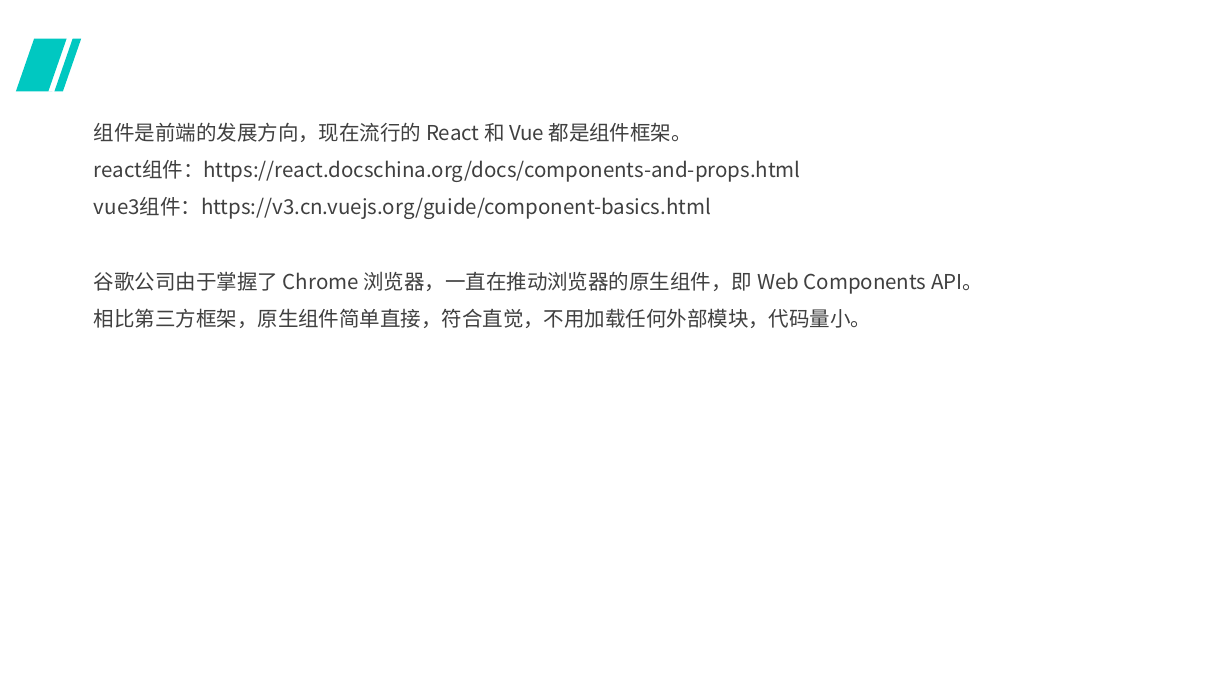
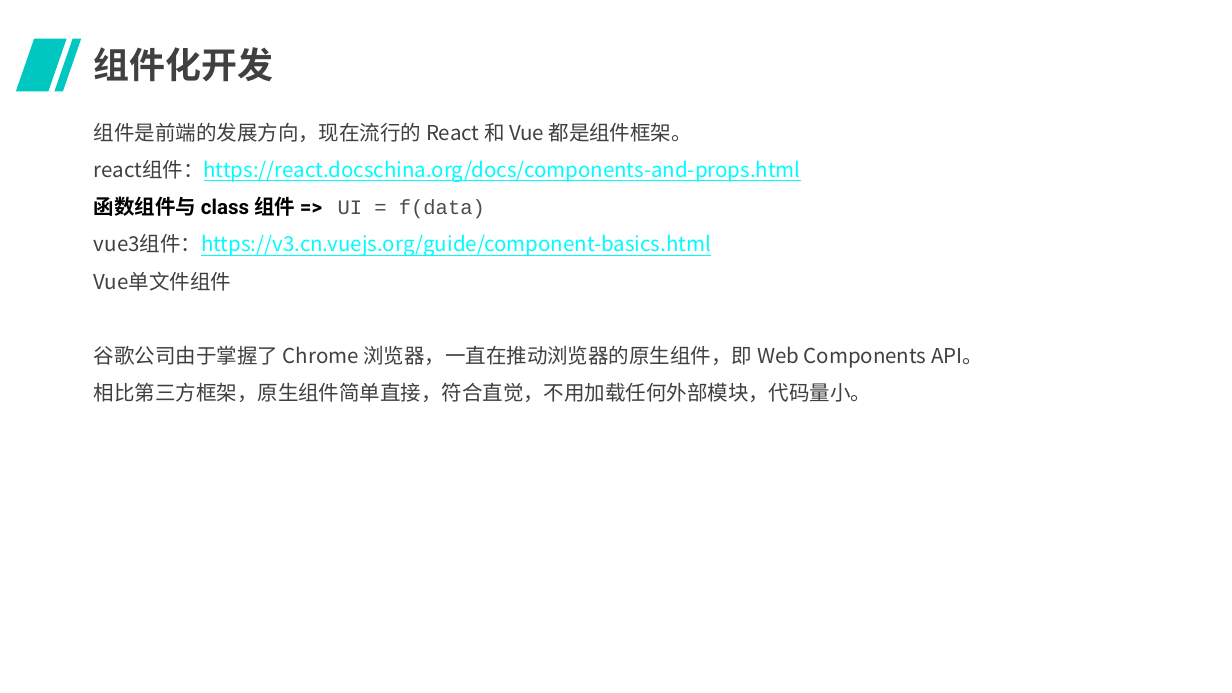
Before and after one commit to MusicTen/slidev-demo, a slide deck: slide 3 of web-component-王璨-2021年1月28日.pptx (slide 5 before the commit). Drawn at 1232x693 pixels with LibreOffice and Linux fonts; fonts in the diff are those of the drawing; background and template pictures are left out. Boxes give left, top, right and bottom in pixels: in the first picture for what was removed or moved away, otherwise in the second. Text is boxed around its words. In the diff, an @@ line names an element or a change of style, - is before the commit and + after.

```diff
--- a/web-component-王璨-2021年1月28日.pptx
+++ b/web-component-王璨-2021年1月28日.pptx
@@ title added at box(94, 47, 273, 82), 28 pt, text #404040, bold @@
+组件化开发
@@ text at box(94, 160, 801, 256): text colour #404040 to #00FCFF, underline on in "react组件：https://react.docschina.org/docs/components-and-prop ...", "vue3组件：https://v3.cn.vuejs.org/guide/component-basics.html" @@
@@ text at box(94, 196, 485, 219): paragraph added @@
+函数组件与 class 组件 => UI = f(data)
@@ text at box(94, 272, 231, 291): paragraph added @@
+Vue单文件组件
```
Also in this commit, not shown: 5 other slides changed, 1 other file.
